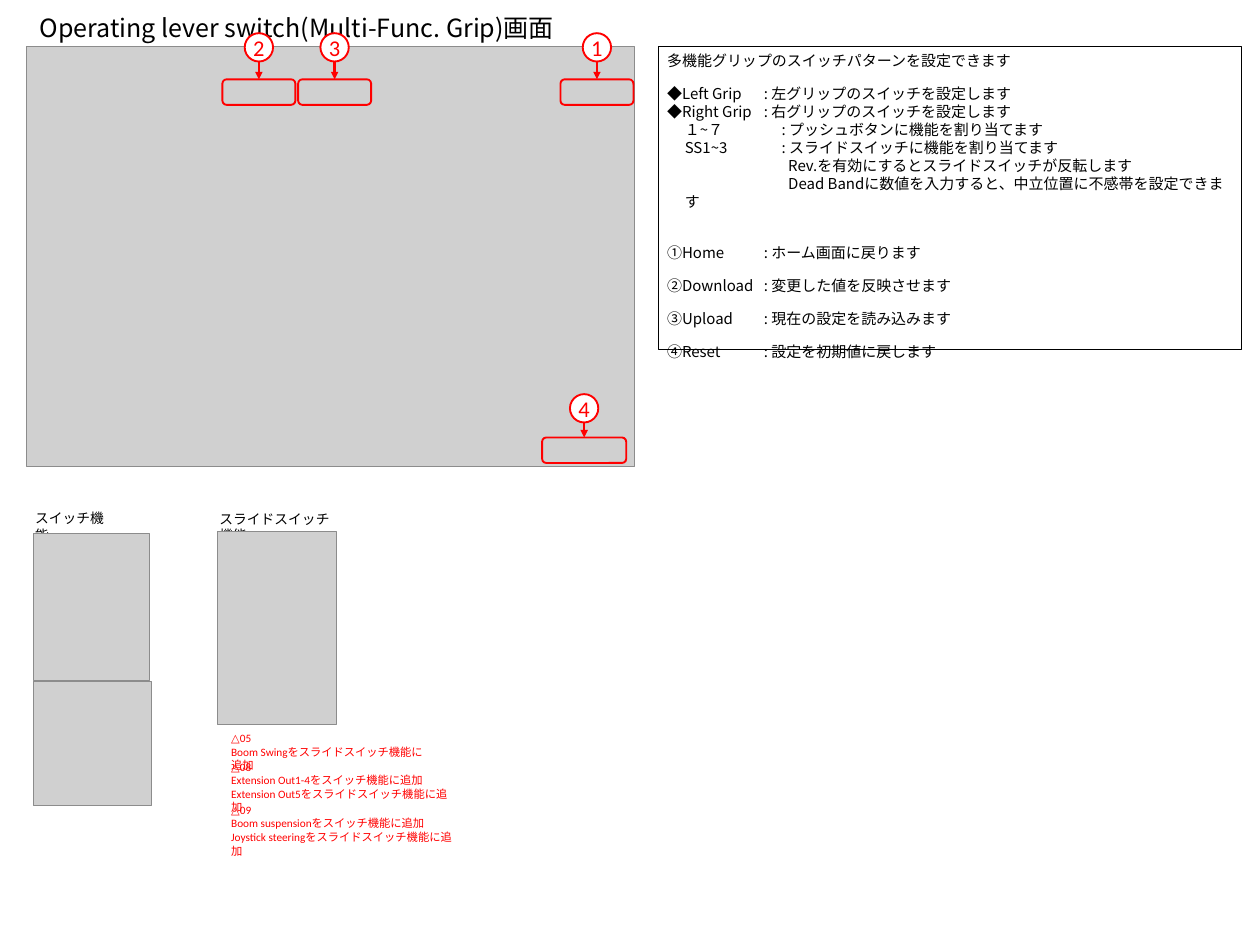
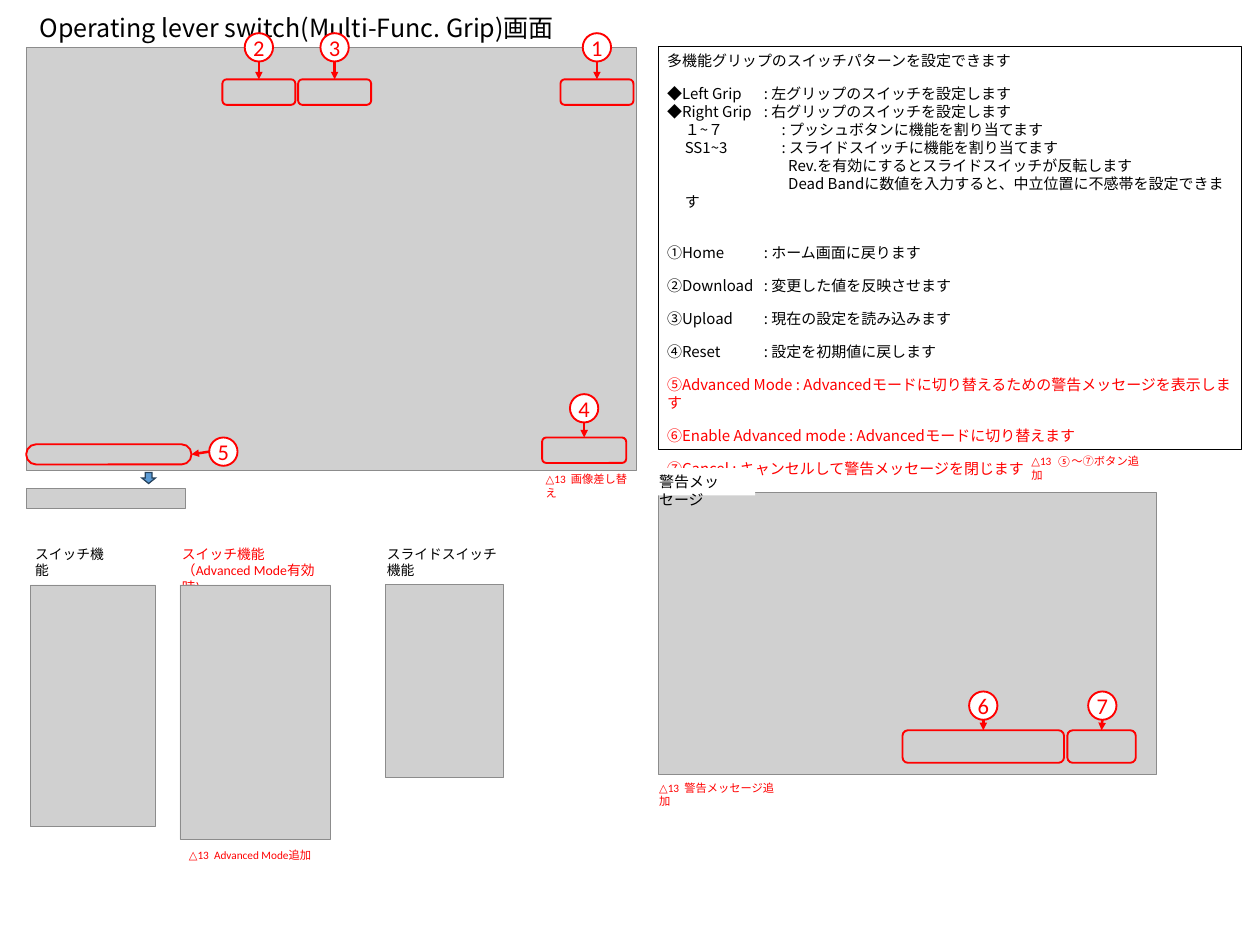
Before and after one commit to Wat117029/myTest, a slide deck: slide 57 of サービスツール仕様書/A14IW_サービスツール仕様書_d13(draft_次回設変時に変更願います).pptx. Drawn at 1260x945 pixels with LibreOffice and Linux fonts; fonts in the diff are those of the drawing; grey boxes stand for pictures. Boxes give left, top, right and bottom in pixels: in the first picture for what was removed or moved away, otherwise in the second. Text is boxed around its words. In the diff, an @@ line names an element or a change of style, - is before the commit and + after.

```diff
--- a/サービスツール仕様書/A14IW_サービスツール仕様書_d13(draft_次回設変時に変更願います).pptx
+++ b/サービスツール仕様書/A14IW_サービスツール仕様書_d13(draft_次回設変時に変更願います).pptx
@@ picture: place and size @@
-picture at bbox=[26, 47, 634, 466]
+picture at bbox=[26, 47, 636, 470]
@@ rectangle "多機能グリップのスイッチパターンを設定できます": place and size @@
-rectangle "多機能グリップのスイッチパターンを設定できます" at bbox=[658, 47, 1241, 350]
+rectangle "多機能グリップのスイッチパターンを設定できます" at bbox=[658, 47, 1241, 450]
@@ text in rectangle at bbox=[667, 377, 1076, 479]: paragraphs added @@
+⑤Advanced Mode : Advancedモードに切り替えるための警告メッセージを表示します
+⑥Enable Advanced mode : Advancedモードに切り替えます
+⑦Cancel : キャンセルして警告メッセージを閉じます
@@ rounded rectangle added at bbox=[26, 445, 192, 464], outline #FF0000 1.5 pt @@
@@ ellipse added at bbox=[209, 437, 237, 465], fill #FFFFFF, outline #FF0000 1.5 pt, 18 pt, text #FF0000 @@
+5
@@ down arrow added at bbox=[142, 472, 156, 483], fill #5B9BD5, outline #28445D 1 pt @@
@@ arrow added from (209, 452) to (192, 454), #FF0000 2 pt @@
@@ text added at bbox=[546, 473, 627, 498], 9 pt, text #FF0000 @@
+△13 画像差し替え
@@ group added at bbox=[650, 468, 1156, 774]: 2 rounded rectangles, 2 arrows, 2 ellipses, 1 picture, 1 rectangle @@
+6
+7
+警告メッセージ
@@ text added at bbox=[1031, 456, 1140, 467], 9 pt, text #FF0000 @@
+△13 ⑤～⑦ボタン追加
@@ picture added at bbox=[26, 489, 184, 509] @@
@@ picture removed at bbox=[33, 533, 149, 680] @@
@@ text "スイッチ機能" rewrapped from bbox=[35, 511, 104, 534] to bbox=[35, 547, 104, 576] @@
@@ text added at bbox=[182, 547, 265, 576], 11 pt, text #FF0000 @@
+スイッチ機能
+（Advanced Mode有効時)
@@ text "スライドスイッチ機能" rewrapped from bbox=[219, 513, 329, 532] to bbox=[387, 548, 497, 576] @@
@@ picture added at bbox=[31, 585, 156, 827] @@
@@ picture added at bbox=[180, 585, 330, 840] @@
@@ picture: place and size @@
-picture at bbox=[218, 531, 336, 725]
+picture at bbox=[385, 585, 503, 778]
@@ picture removed at bbox=[33, 682, 151, 806] @@
@@ text removed at bbox=[231, 734, 258, 756] @@
-△05
-Boom Swingをスライドスイッチ機能に追加
@@ text removed at bbox=[231, 762, 423, 802] @@
-△08
-Extension Out1-4をスイッチ機能に追加
-Extension Out5をスライドスイッチ機能に追加
@@ text removed at bbox=[231, 805, 425, 843] @@
-△09
-Boom suspensionをスイッチ機能に追加
-Joystick steeringをスライドスイッチ機能に追加
@@ text added at bbox=[659, 782, 774, 806], 9 pt, text #FF0000 @@
+△13 警告メッセージ追加
@@ text added at bbox=[189, 850, 311, 861], 9 pt, text #FF0000 @@
+△13 Advanced Mode追加
```
Also in this commit, not shown: 5 other slides changed, 1 slide added.
